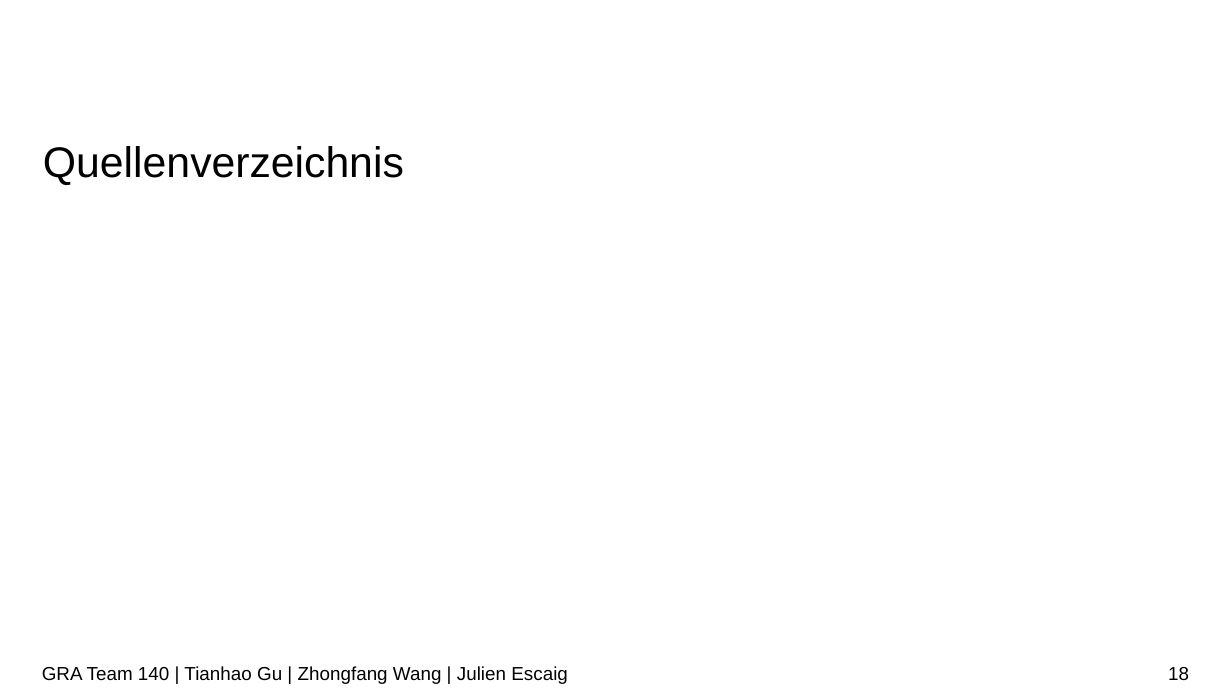
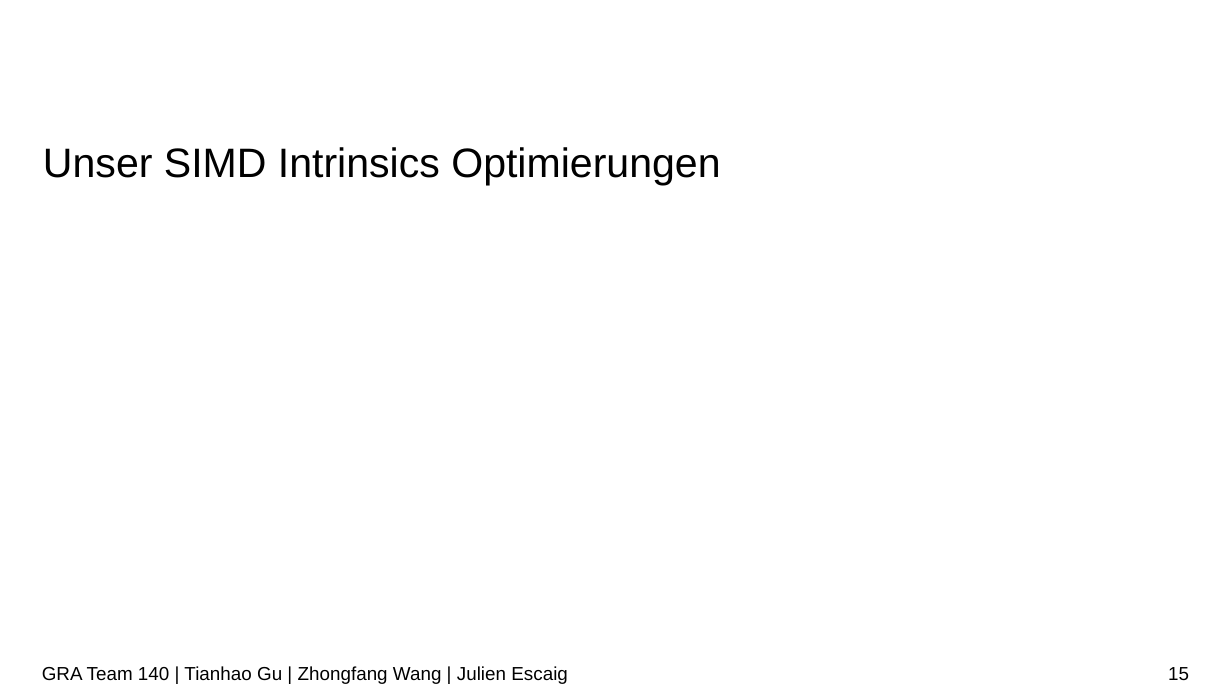
Before and after one commit to tianhaogutum/1, a slide deck: slide 15 of Vortrag/Vortrag.pptx (slide 18 before the commit). Drawn at 1232x693 pixels with LibreOffice and Linux fonts; fonts in the diff are those of the drawing; background and template pictures are left out. Boxes give left, top, right and bottom in pixels: in the first picture for what was removed or moved away, otherwise in the second. Text is boxed around its words. In the diff, an @@ line names an element or a change of style, - is before the commit and + after.

```diff
--- a/Vortrag/Vortrag.pptx
+++ b/Vortrag/Vortrag.pptx
@@ title at box(43, 147, 720, 185): text changed; size 25 to 24 pt @@
-Quellenverzeichnis
+Unser SIMD Intrinsics Optimierungen
@@ page number at box(1168, 667, 1189, 681): text changed @@
-18
+15
```
Also in this commit, not shown: 9 other slides changed, 3 slides added, 1 slide removed, 3 other files.
